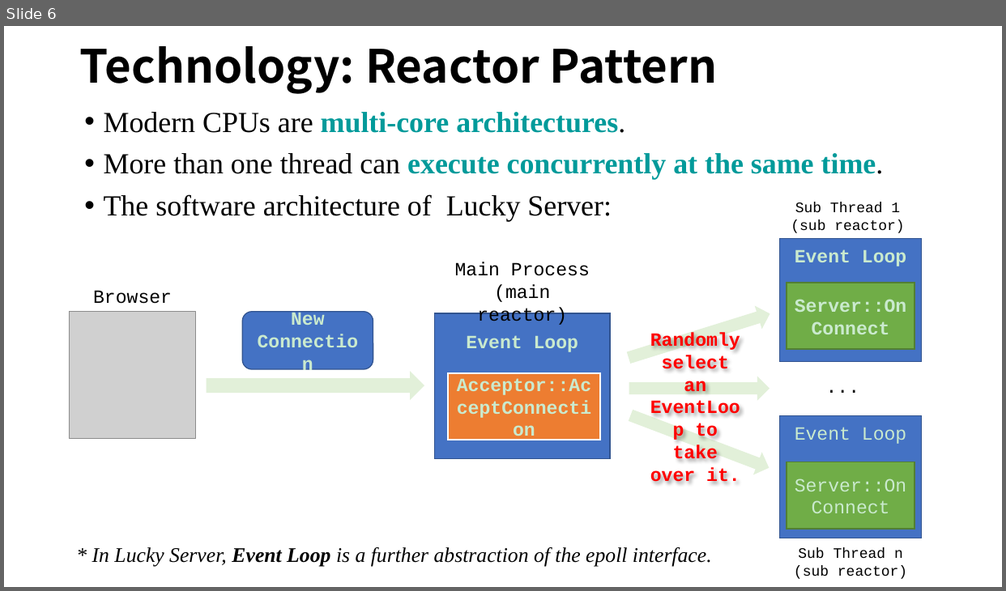
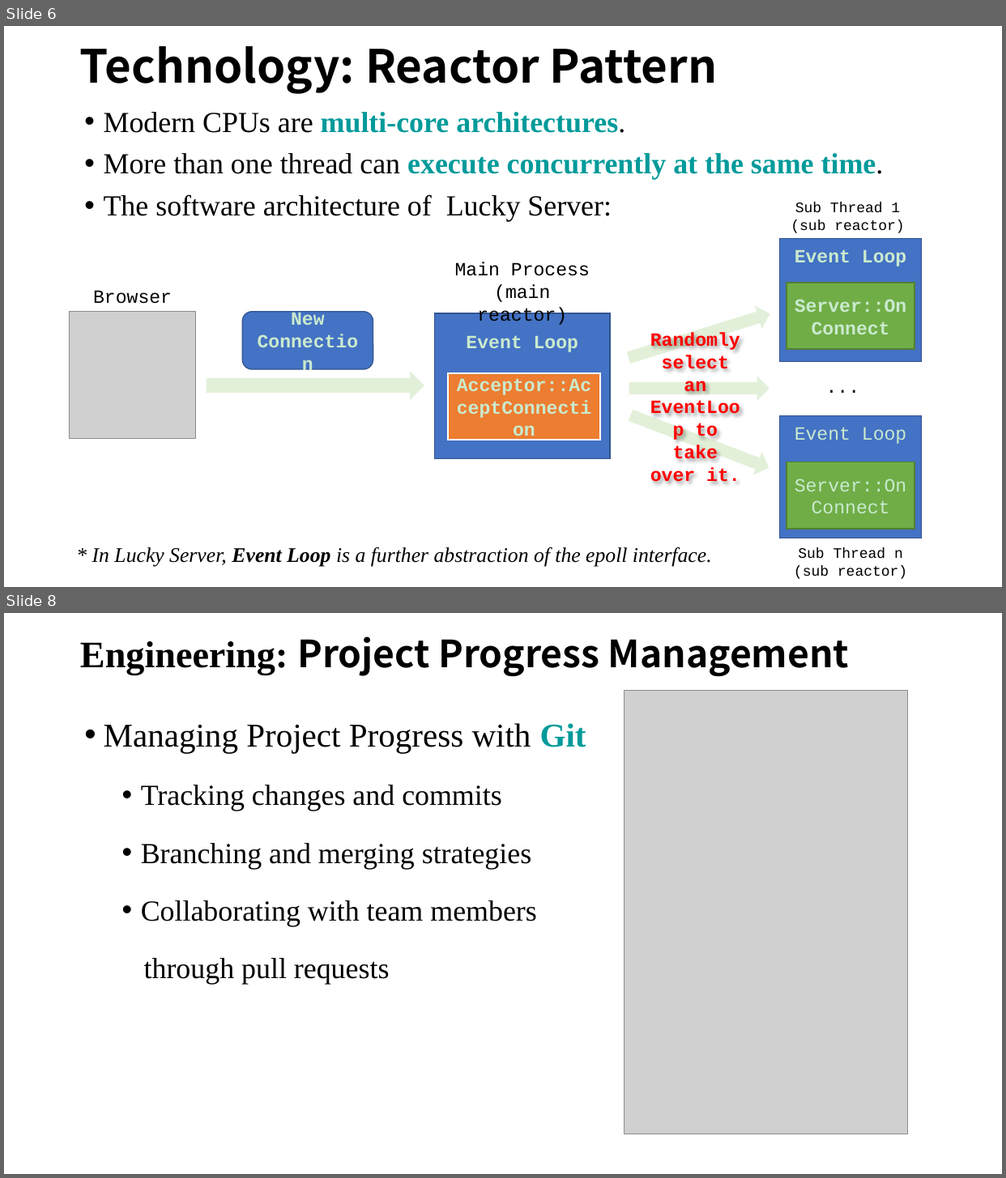
Before and after one commit to WU-SUNFLOWER/LuckyServer, a slide deck: docs/LuckyServer.pptx. Shown one above the other, each under a label of ours: slide 6 before the commit, slides 6 and 8 after it; the slides between them are not shown. The pictures are 1006x591 and 1006x1178 pixels, drawn with LibreOffice and Linux fonts; fonts in the diff are those of the drawing; grey boxes stand for pictures. Boxes give left, top, right and bottom in pixels: in the first picture for what was removed or moved away, otherwise in the second. Text is boxed around its words. In the diff, an @@ line names an element or a change of style, - is before the commit and + after.

```diff
--- a/docs/LuckyServer.pptx
+++ b/docs/LuckyServer.pptx
@@ slide 8 added at [4,613,1002,1174], background #CAEACE @@
@@ title added at [80,636,850,677], 36 pt, text #000000, bold @@
+Engineering: Project Progress Management
@@ picture added at [624,690,908,1135] @@
@@ text added at [104,723,586,984], 28 pt, text #000000 @@
+• Managing Project Progress with Git
+  • Tracking changes and commits
+  • Branching and merging strategies
+  • Collaborating with team members
+  through pull requests
```
Also in this commit, not shown: 2 slides changed, 5 other slides added.
